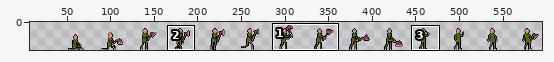
Sprite sheet: Enemies/Thug/Thug.png. Above: a wide view before the commit, with the close-up outlined.
Close-up. Old version:
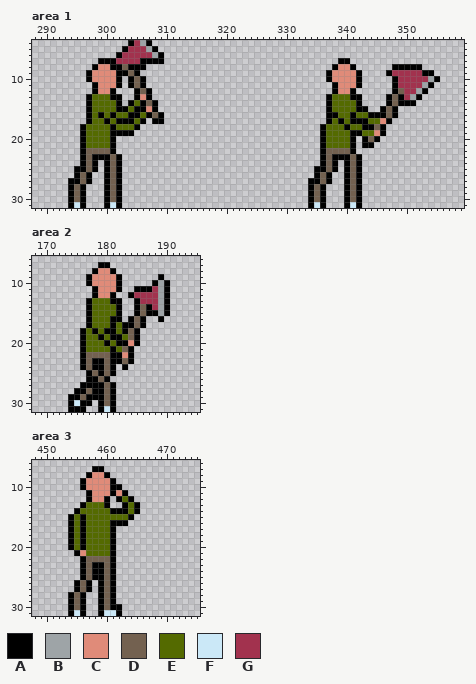
The file is 560x32 pixels. Shown: area 1: x 288..359, y 4..31; area 2: x 168..195, y 6..31; area 3: x 448..475, y 6..31. The old version is drawn lined up with the new one, on the new canvas. The wide view leaves out empty margins. The commit also changed other parts of the picture, which this record leaves out.
Palette (. is transparent): A #000000  B #9ea4a7  C #e08b79  D #736150  E #546a00  F #cbe8f7  G #a2324e
Pixels before, area 1, first column x 294:
 4 ..........AGBA................................................
 5 .........AGGGBA...............................................
 6 ........AGGGGGBA..............................................
 7 .....AAAGGGGAAAA.............................AA...............
 8 ....ACCAADAAA...............................ACCA......AAAAA...
 9 ...ACCCCAADA...............................ACCCCA....AGGGGGAA.
10 ...ACCCCA.ADA..............................ACCCCA.....AGGGGGBA
11 ....ACCCA.ADA...............................ACCCA.....AGGGGBA.
12 ....ACCA...ADA..............................ACCA......ADGGBA..
13 ...AEEEAA..ACA.............................AEEEAA....ADAGBA...
14 ...AEEEEA.AEADA............................AEEEEA....ADAAA....
15 ...AEEEEAAEAACA............................AEEEEAA..ADA.......
16 ...AEAEAEEAAEADA...........................AAEEAEEAAADA.......
17 ...AEEAEAAAEA.AA...........................AEAEAAAEECA........
18 ..AEEEEAEEEA..............................AEEEAEEAADA.........
19 ..AEEEEAAAA...............................AEEEEAAEECA.........
20 ..AEEEEA..................................AEEEEA.ADA..........
21 ..AEEEEA..................................AEEEEA.AA...........
22 ..ADDDDA..................................ADDDDA..............
23 ..ADAAADA.................................ADAAADA.............
24 ..ADA.ADA.................................ADA.ADA.............
25 .AADA.ADA................................AADA.ADA.............
26 .ADA..ADA................................ADA..ADA.............
27 AADA..ADA...............................AADA..ADA.............
28 ADA...ADA...............................ADA...ADA.............
29 ADA...ADA...............................ADA...ADA.............
30 ADA...ADA...............................ADA...ADA.............
31 AFA...AFA...............................AFA...AFA.............
Pixels before, area 2, first column x 174:
 7 .....AA..........
 8 ....ACCA.........
 9 ...ACCCCA......A.
10 ...ACCCCA.....ABA
11 ....ACCCA..AAAGBA
12 ....ACCA..AGGGGBA
13 ...AEEEAA..AGGGBA
14 ...AEEEEA..ADAGBA
15 ...AEEEEA..ADAABA
16 ...AEEEAA.ADA..A.
17 ...AEEEAEAADA....
18 ..AEAEAAEADA.....
19 ..AEEAEAAEDA.....
20 ..AEEEAEAACA.....
21 ..AEEEEAEDA......
22 ..ADDDDAACA......
23 ..ADAADAADA......
24 ..ADAADA.A.......
25 ...ADADA.........
26 ...AADA..........
27 ..AAAADA.........
28 .AADAADA.........
29 AADAAADA.........
30 AFAA.ADA.........
31 AAA..AFA.........
Pixels before, area 3, first column x 454:
 7 ....AA......
 8 ...ACCA.....
 9 ..ACCCCA....
10 ..ACCCCAA...
11 ...ACCCACA..
12 ...ACCA.AEA.
13 ..AEEEA..AEA
14 .AEEEEEAAAEA
15 AEAEEEEEEEA.
16 AEAEEEEAAA..
17 AEAEEEEA....
18 AEAEEEEA....
19 AEAEEEEA....
20 AEAEEEEA....
21 .ACEEEEA....
22 ..ADDDDA....
23 ..ADAADA....
24 ..ADAADA....
25 ..ADAADA....
26 .ADA.ADA....
27 .ADA.ADA....
28 ADA..ADA....
29 ADA..ADA....
30 ADA..ADAA...
31 AFA..AFFA...
After the commit:
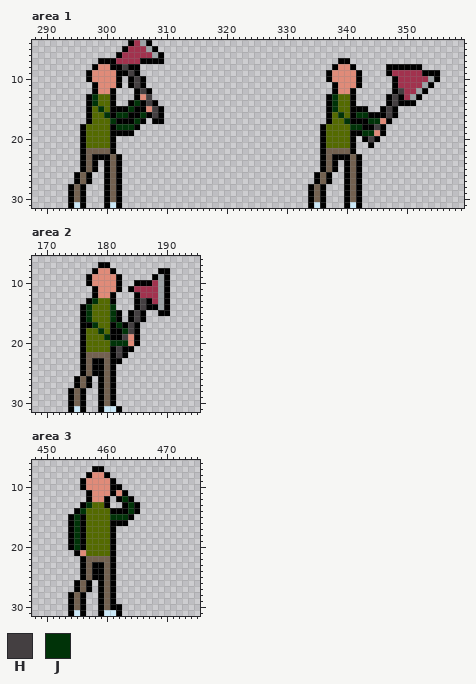
Colours new in this view: H #443f41  J #003308
Edits made:
canvas 560x32 -> 600x32, the old top-left corner now at 40,0
Changed rows in their new state; - is an unchanged pixel.
Area 1:
first column x 298:
 8 -----H--.----------------------------------------A--------
 9 ------H--------------------------------------------------A
10 -------H--------------------------------------------------
11 -------H--------------------------------------------------
12 --------H------------------------------------------H------
13 J---.----H------------------------------J---.-----H-------
14 J--A.--J-H------------------------------J--A.-----H-------
15 -J-A--J---HA----------------------------J--A-----H--------
16 -EJ-JJ--J-H-----------------------------EJ--JJ---H--------
17 --EJ---J---------------------------------EJ---JJ----------
18 ----JJJ-----------------------------------EJJ--H----------
19 ---------------------------------------------JJ-----------
20 ----------------------------------------------H-----------
21 ---------------------------------------------.------------
first column x 294:
25 -.---------------------------------------.
27 .---------------------------------------.-
Area 2:
first column x 174:
 8 ---------------AA
 9 --------------ABA
10 -----------AAAG--
11 ----------AGGG---
12 ----------.A-----
13 ----J---.---HA---
14 --AJ---J.---H-A--
15 --AJ---J--AHA..A-
16 --AJ---J---H---.-
17 --A-J---J-HA.----
18 ----EJE-AJH------
19 -----EJ--HC------
20 ------EJJJ-------
21 --------HA-------
22 --------HA.------
23 ---------..------
24 ---------.-------
25 --ADA------------
26 -AD-.ADA---------
27 -AD-.------------
28 AD-..------------
29 -DA..------------
30 -D-.-------------
31 -F-----FA--------
Area 3:
first column x 455:
12 --------J-
13 --J------J
14 -J-------J
15 J-----JJJ-
16 J---------
17 J---------
18 J---------
19 J---------
20 J---------
Pixel boxes of the changes (left, top, right, bottom) in both close-ups:
changed: (92, 64, 164, 130)
changed: (332, 64, 404, 148)
added: (434, 70, 440, 76)
erased: (68, 166, 80, 184)
erased: (308, 166, 320, 184)
changed: (68, 268, 170, 412)
changed: (74, 496, 134, 550)
